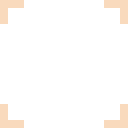
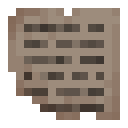
The second 128x128 image is a revision of the first. Changes to its layers:
added group "NoteOne" with 2 layers above "selectionNotation" over [8, 8, 120, 120]
added layer "text" (66%) in group "NoteOne" over [24, 24, 104, 112]
added layer "base" in group "NoteOne" over [8, 8, 120, 120]
hid "selectionNotation" over [0, 0, 128, 128]
